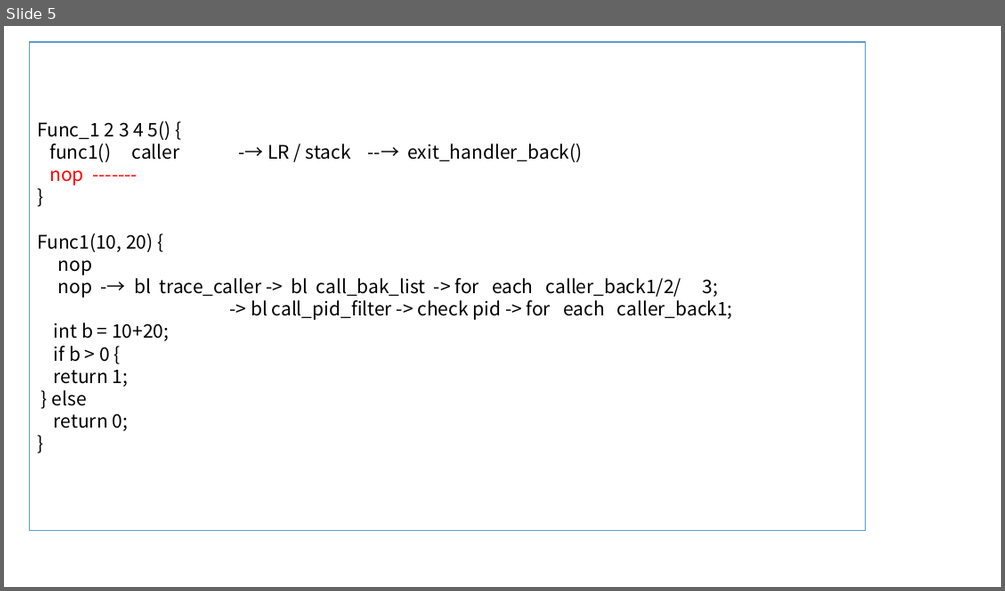
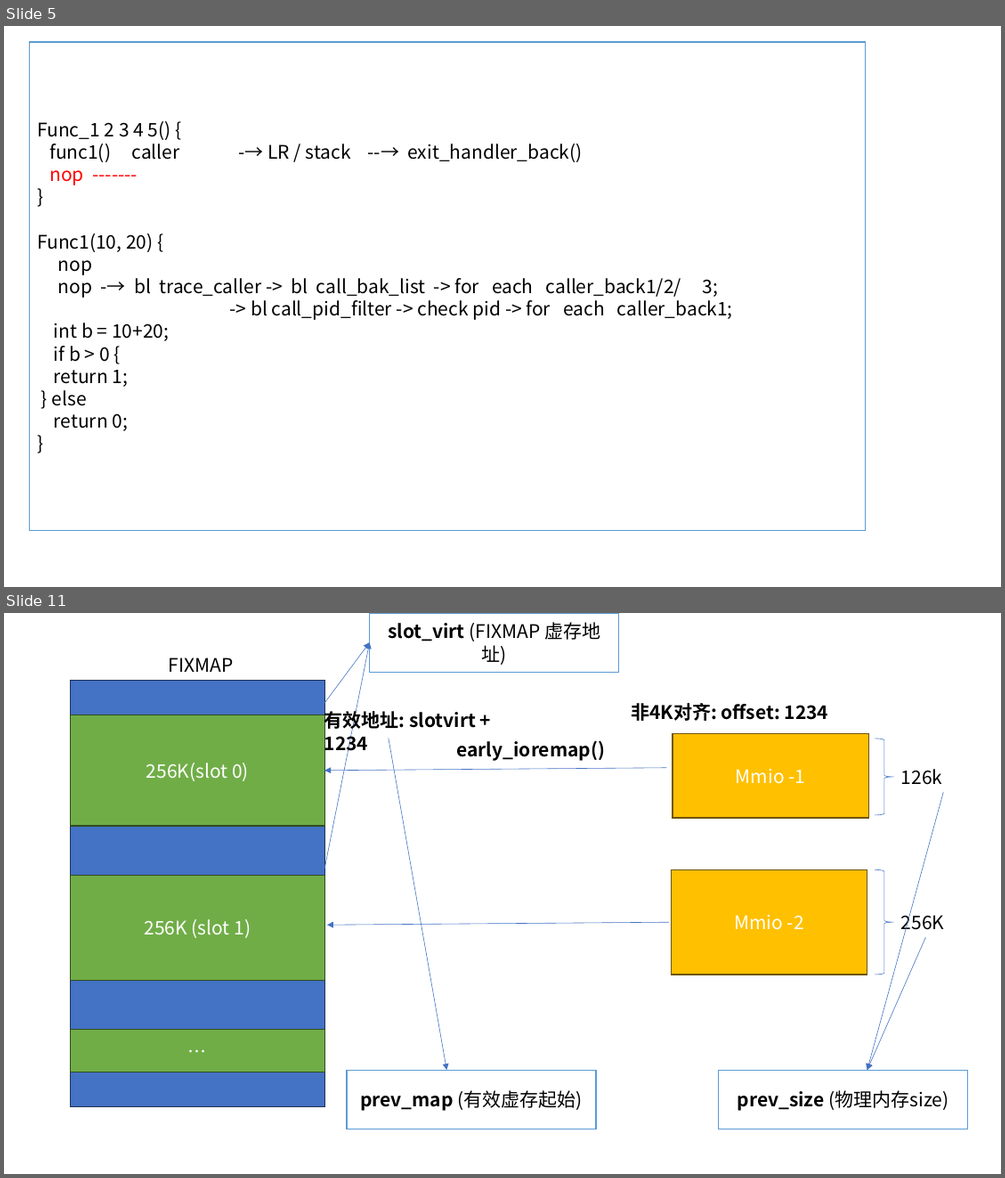
Before and after one commit to guoweikang/Linux-book, a slide deck: docs/debug/ppt/ftrace.pptx. Shown one above the other, each under a label of ours: slide 5 before the commit, slides 5 and 11 after it; the slides between them are not shown. The pictures are 1005x591 and 1005x1178 pixels, drawn with LibreOffice and Linux fonts; fonts in the diff are those of the drawing. Boxes give left, top, right and bottom in pixels: in the first picture for what was removed or moved away, otherwise in the second. Text is boxed around its words. In the diff, an @@ line names an element or a change of style, - is before the commit and + after.

```diff
--- a/docs/debug/ppt/ftrace.pptx
+++ b/docs/debug/ppt/ftrace.pptx
@@ slide 11 added at (4,613,1001,1174), background #FFFFFF @@
@@ rectangle added at (370,613,619,672), fill #FFFFFF, outline #5B9BD5 1 pt, 18 pt, text #000000 @@
+slot_virt (FIXMAP 虚存地址)
@@ text added at (169,657,234,672), 18 pt, text #000000 @@
+FIXMAP
@@ arrow added from (324, 703) to (370, 642), #4472C4 0.5 pt @@
@@ arrow added from (324, 868) to (370, 642), #4472C4 0.5 pt @@
@@ rectangle added at (71,680,324,1107), fill #4472C4, outline #1E3256 1 pt @@
@@ rectangle added at (71,714,324,826), fill #70AD47, outline #314C1F 1 pt, 18 pt, text #FFFFFF @@
+256K(slot 0)
@@ text added at (324,708,476,755), 18 pt, text #000000, bold @@
+有效地址: slotvirt + 1234
@@ text added at (631,703,829,721), 18 pt, text #000000, bold @@
+非4K对齐: offset: 1234
@@ arrow added from (388, 738) to (446, 1070), #4472C4 0.5 pt @@
@@ text added at (456,740,605,761), 18 pt, text #000000, bold @@
+early_ioremap()
@@ rectangle added at (672,734,868,818), fill #FFC000, outline #705400 1 pt, 18 pt, text #FFFFFF @@
+Mmio -1
@@ right brace added at (874,738,894,815), outline #4472C4 0.5 pt @@
@@ arrow added from (666, 768) to (324, 770), #4472C4 0.5 pt @@
@@ text added at (901,769,943,785), 18 pt, text #000000 @@
+126k
@@ arrow added from (943, 792) to (867, 1070), #4472C4 0.5 pt @@
@@ rectangle added at (71,876,324,981), fill #70AD47, outline #314C1F 1 pt, 18 pt, text #FFFFFF @@
+256K (slot 1)
@@ rectangle added at (671,869,867,974), fill #FFC000, outline #705400 1 pt, 18 pt, text #FFFFFF @@
+Mmio -2
@@ right brace added at (874,869,894,974), outline #4472C4 0.5 pt @@
@@ arrow added from (669, 922) to (327, 925), #4472C4 0.5 pt @@
@@ text added at (901,910,944,933), 18 pt, text #000000 @@
+256K
@@ arrow added from (926, 938) to (867, 1070), #4472C4 0.5 pt @@
@@ rectangle added at (71,1030,324,1072), fill #70AD47, outline #314C1F 1 pt, 18 pt, text #FFFFFF @@
+…
@@ rectangle added at (347,1070,596,1129), fill #FFFFFF, outline #5B9BD5 1 pt, 18 pt, text #000000, bold @@
+prev_map (有效虚存起始)
@@ rectangle added at (719,1070,968,1129), fill #FFFFFF, outline #5B9BD5 1 pt, 18 pt, text #000000 @@
+prev_size (物理内存size)
```
Also in this commit, not shown: 6 other slides added, 52 other files.
